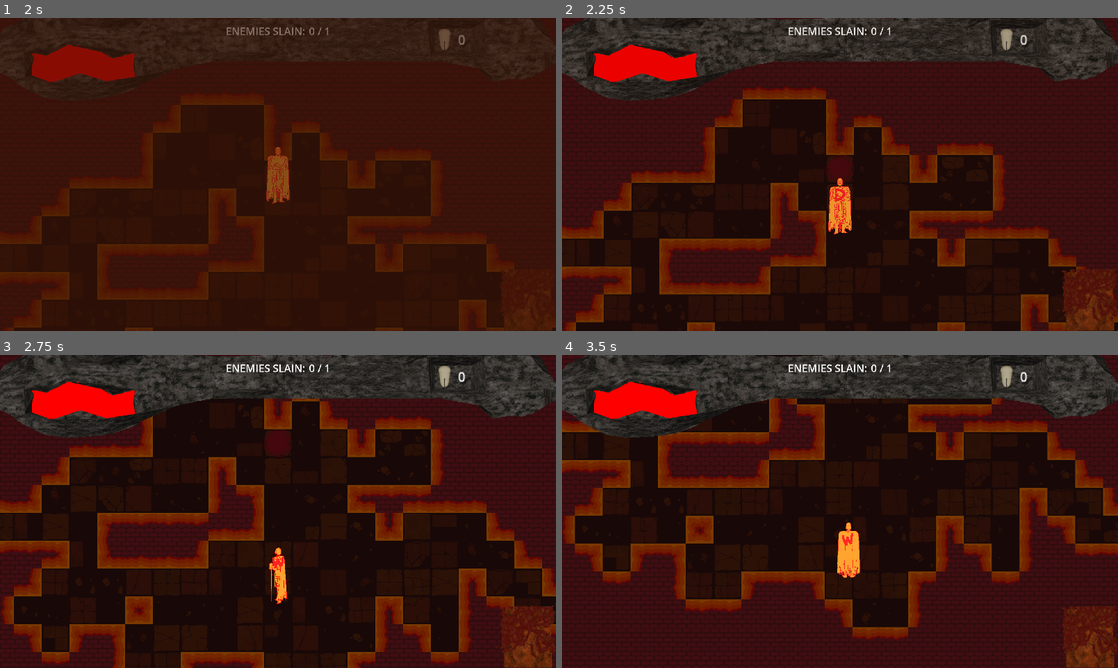
Above: before the commit, frames 1-4 (two rows, left to right).
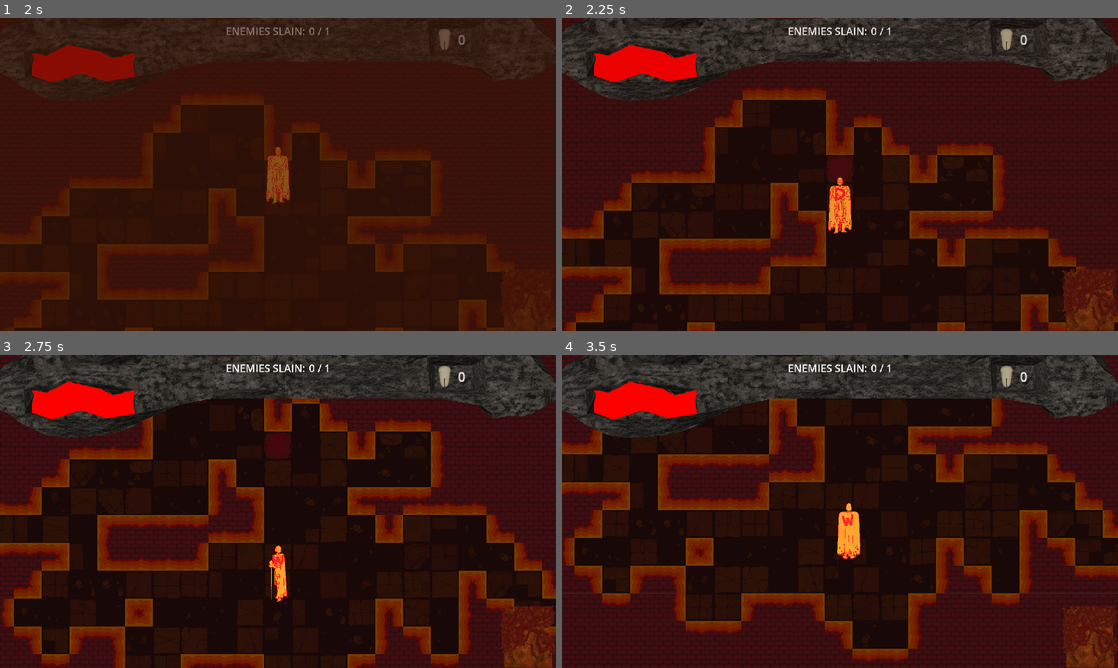
Above: after the commit, the same moments.

Repository: jible/capstone
Game: Godot game, scene res://game_start.tscn
Two runs of this game, one before a commit and one after it. Both use one fixed random seed, a clock stepped at 60 frames per second and the inputs below. The engine's default icon, where the game draws it, is replaced by a stand-in: a white triangle on a blue panel in a dark square.
Inputs (mouse positions are in pixels of both pictures, inside the frame that each line leads up to):
- Up to frame 1 (2 s): move the mouse to (400, 158) at 0.52 s; hold Right (right) 0.53-1.25 s; hold Space (attack) 0.53-1.25 s; click (283, 221) at 1.25 s
- Up to frame 2 (2.25 s): move the mouse to (728, 190) at 2.02 s; hold Down (down) from 2.03 s (still down); tap Shift (dash) at 2.1 s
- Up to frame 3 (2.75 s): keep holding Down (down)
- Up to frame 4 (3.5 s): move the mouse to (895, 442) at 2.77 s; release Down (down) at 2.78 s; hold Right (right) from 2.78 s (still down); hold Space (attack) from 2.78 s (still down)

Frame 1 is identical in both runs. In frame 2, 0.2% of the frame differs, in the area x 2-53%, y 21-94%; in frame 3, 4.1%; in frame 4, 24%, in the area x 0-100%, y 0-98%.

Commit message:
drag change removed
drag modification was causing bugs so I'm removing it for the pull request

Diff:
--- a/scripts/characters/mobility_manager.gd
+++ b/scripts/characters/mobility_manager.gd
@@ -44,7 +44,7 @@
 	if movement_details.get("moveable", true):
 		character.velocity = character.velocity + (input_direction * true_acceleration)
 	if movement_details.get("use_drag", true):
-		character.velocity *= pow(true_drag,delta)
+		character.velocity = character.velocity * true_drag
 	if movement_details.get("limit_velocity", true):
 		character.velocity = character.velocity.limit_length(true_max_speed)
 	if character.velocity.length() < 5:
